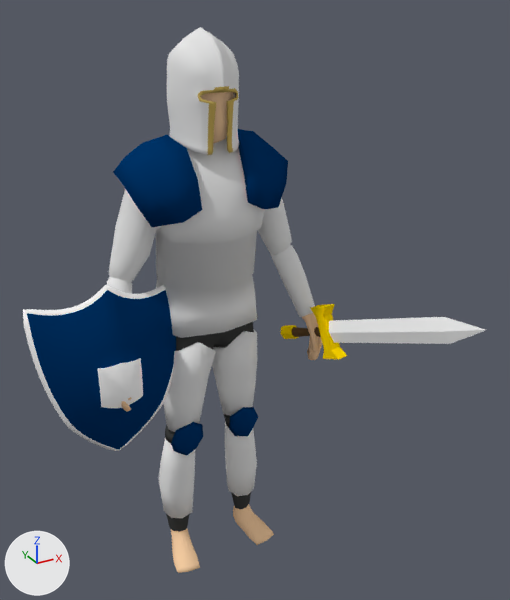
A saved change to the Blender file MODELS/playerfinish.blend.
Camera for both pictures: a camera (50 mm lens) standing at (-0.894, -1.938, 1.939) and looking at (0.02, -0.276, 1.108). Lighting does not change. The marker at lower left points along +X, +Y and +Z.

In view in the first picture: 'Cube', 'Cylinder', 'Helmet', 'Platebody', 'Platelegs', 'Shield'.
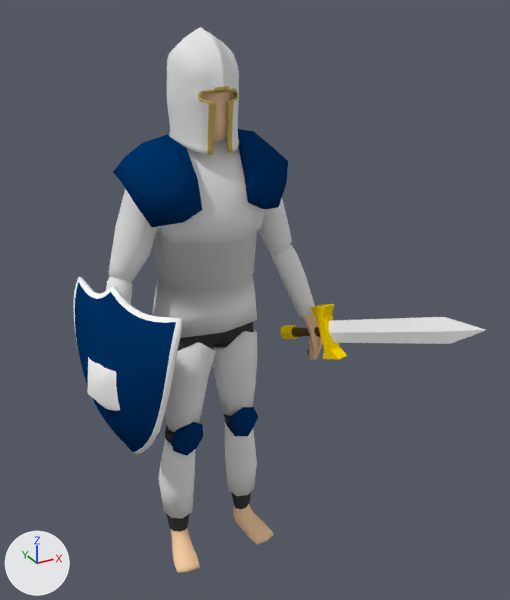
Pixel boxes [x1, y1, x2, y2] of what changed, in the pictures (510 x 600 px):
'Shield', moved, turned: before [23, 285, 176, 451]; after [73, 277, 183, 454]

Edits to the bpy script that builds the scene:
```text
Change ob_shield:
    ob_shield.location: (-0.349, -0.07, 0.837) -> (-0.368, -0.07, 0.837)
    ob_shield.rotation_euler: (0.0, 0.0, 0.0) -> (0.0, 0.0, -1.223)  # degrees (0, 0, 0) -> degrees (0, 0, -70)
```
